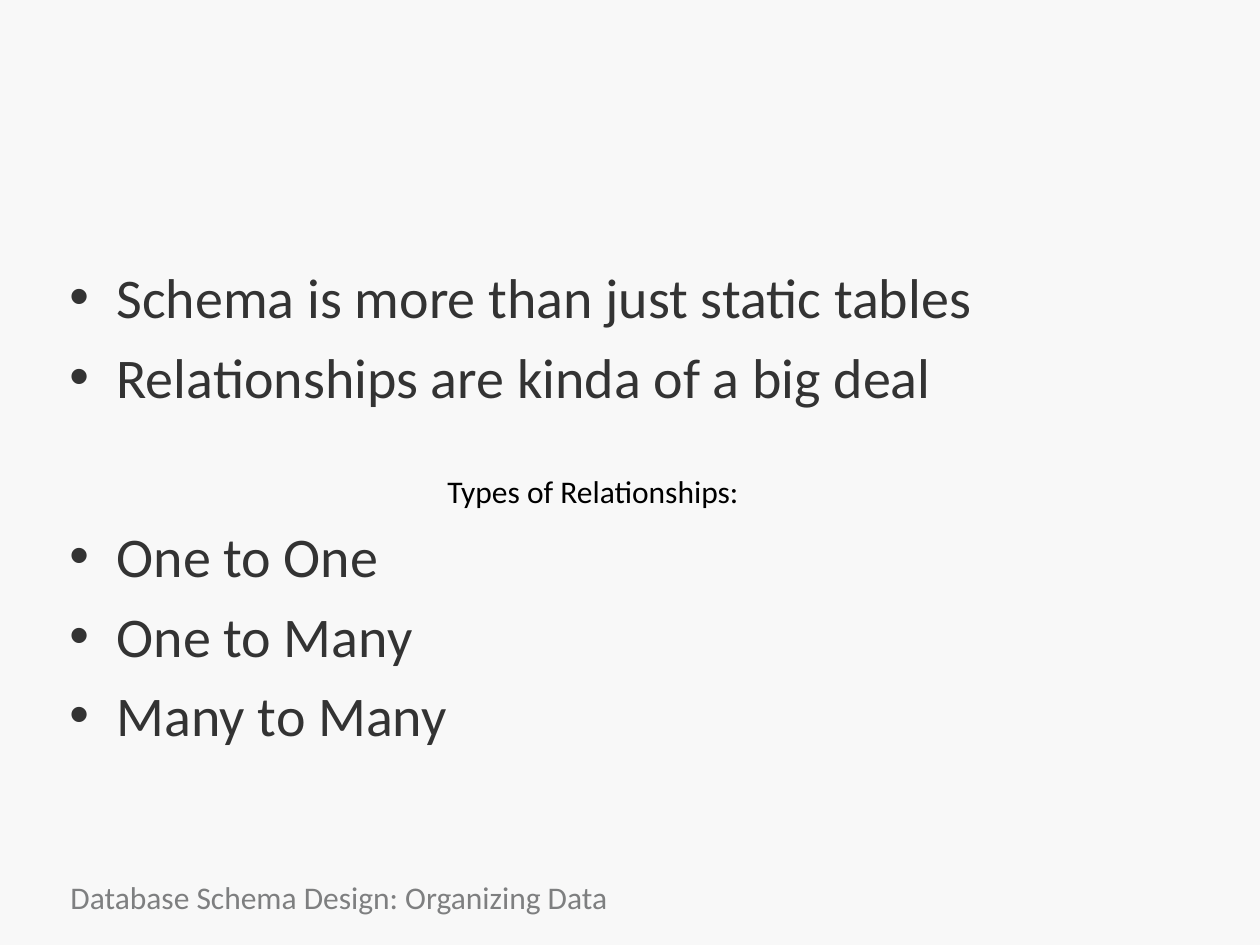
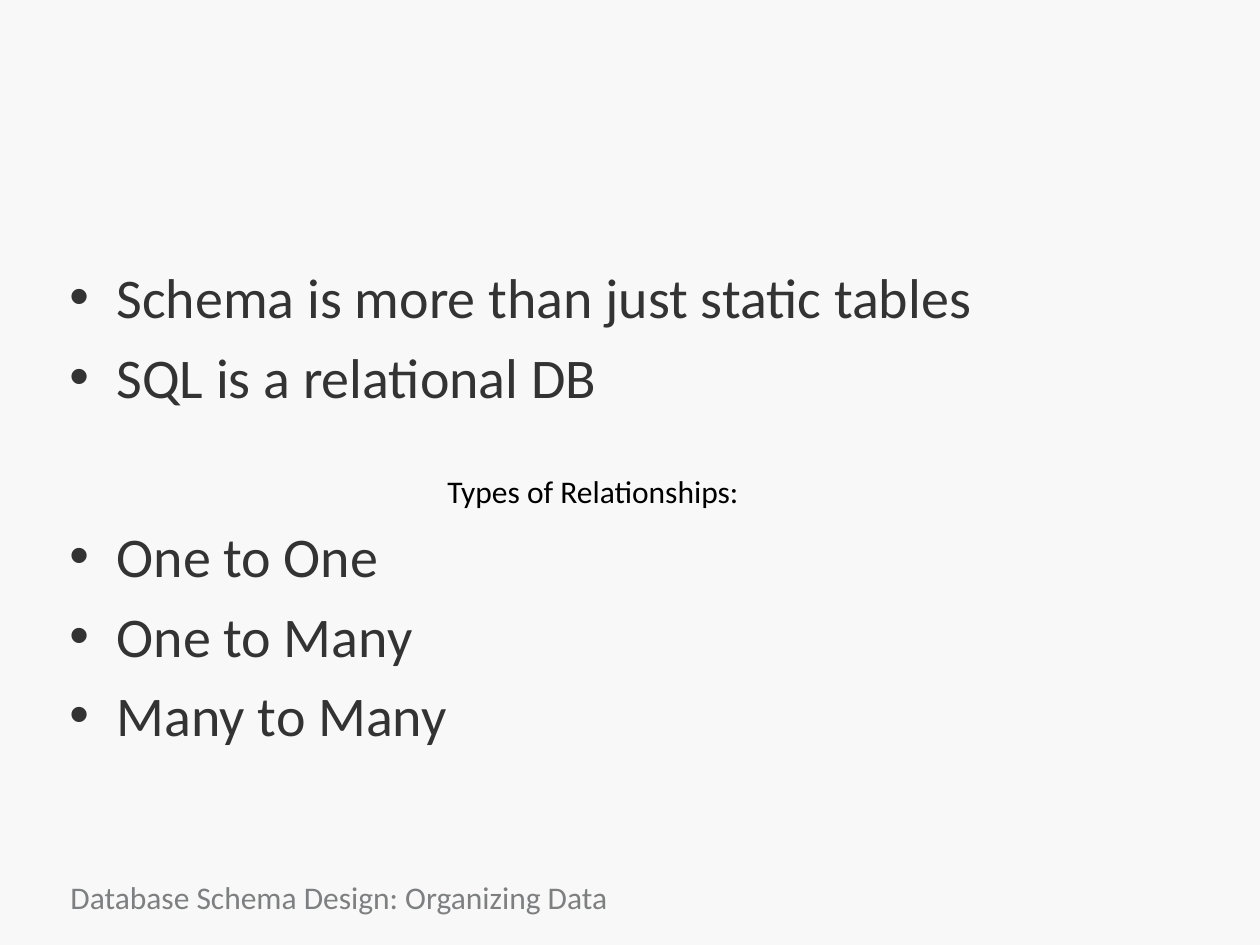
Before and after one commit to bootcoder/sql_schema_design_basics, a slide deck: slide 22 of HTC-schema-sql.pptx (slide 25 before the commit). Drawn at 1260x945 pixels with LibreOffice and Linux fonts; fonts in the diff are those of the drawing; background and template pictures are left out. Boxes give left, top, right and bottom in pixels: in the first picture for what was removed or moved away, otherwise in the second. Text is boxed around its words. In the diff, an @@ line names an element or a change of style, - is before the commit and + after.

```diff
--- a/HTC-schema-sql.pptx
+++ b/HTC-schema-sql.pptx
@@ text at <box>117,359,596,406</box>: text changed @@
-• Relationships are kinda of a big deal
+• SQL is a relational DB
```
Also in this commit, not shown: 9 other slides changed, 4 slides added, 4 slides removed.
